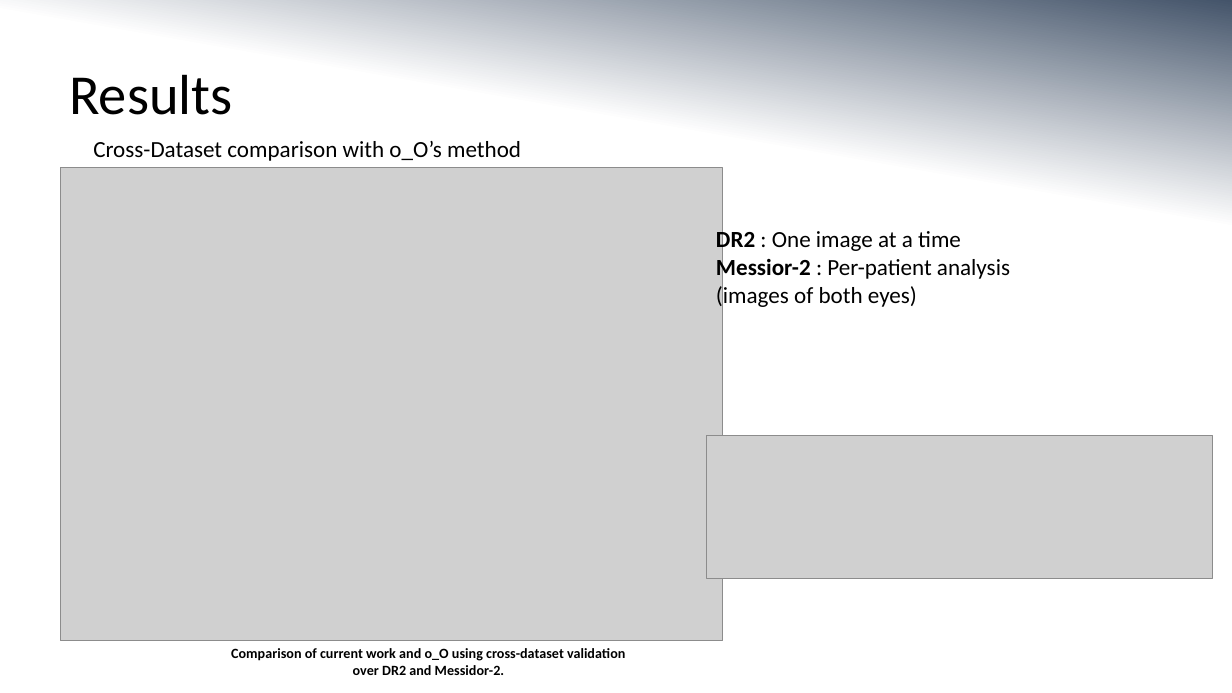
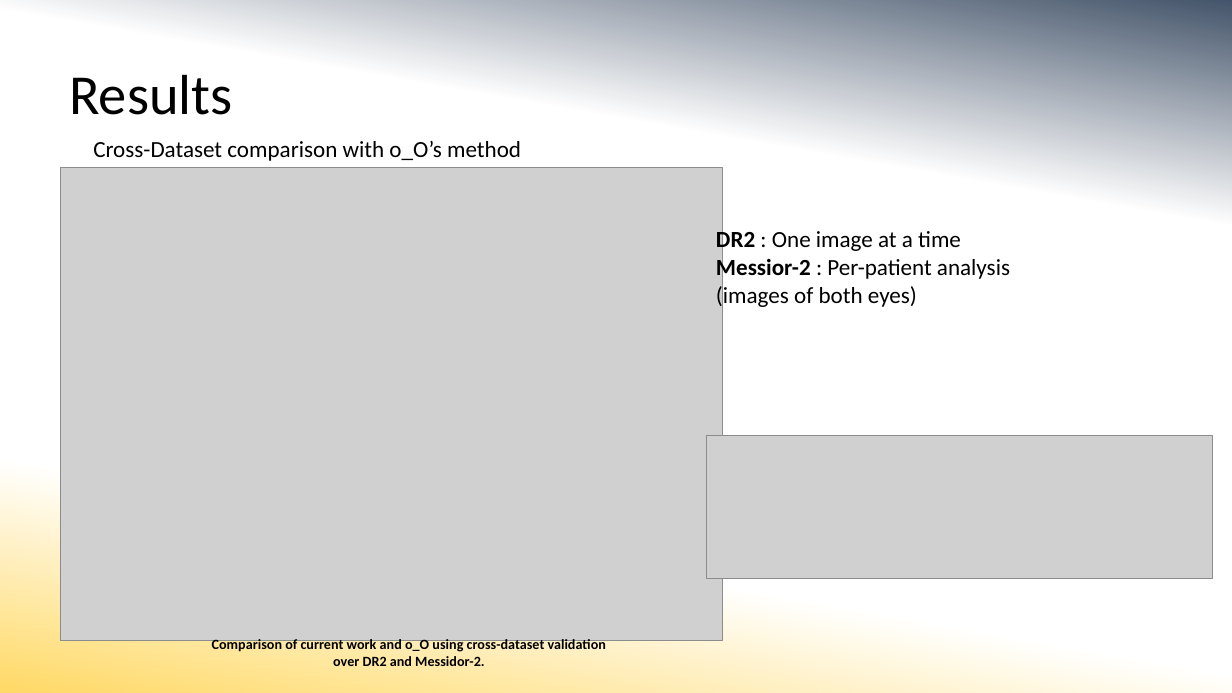
Before and after one commit to MorganMWJ/sem1020-paper-presentations, a slide deck: slide 13 of dr_slides.pptx (slide 12 before the commit). Drawn at 1232x693 pixels with LibreOffice and Linux fonts; fonts in the diff are those of the drawing; grey boxes stand for pictures. Boxes give left, top, right and bottom in pixels: in the first picture for what was removed or moved away, otherwise in the second. Text is boxed around its words. In the diff, an @@ line names an element or a change of style, - is before the commit and + after.

```diff
--- a/dr_slides.pptx
+++ b/dr_slides.pptx
@@ background gradient #44546A to #FFFFFF to gradient #44546A to #FFFFFF to #FFD966 @@
@@ text "Comparison of current work and ...": place and size @@
-text "Comparison of current work and ..." at box(231, 648, 625, 675)
+text "Comparison of current work and ..." at box(212, 637, 606, 666)
```
Also in this commit, not shown: 12 other slides changed, 2 slides added, 1 slide removed, 1 other file.
